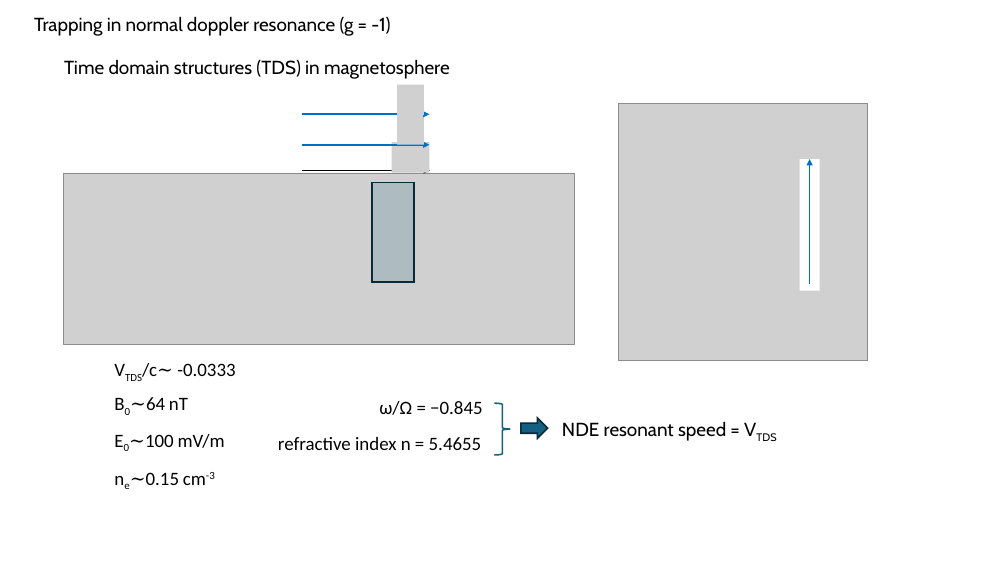
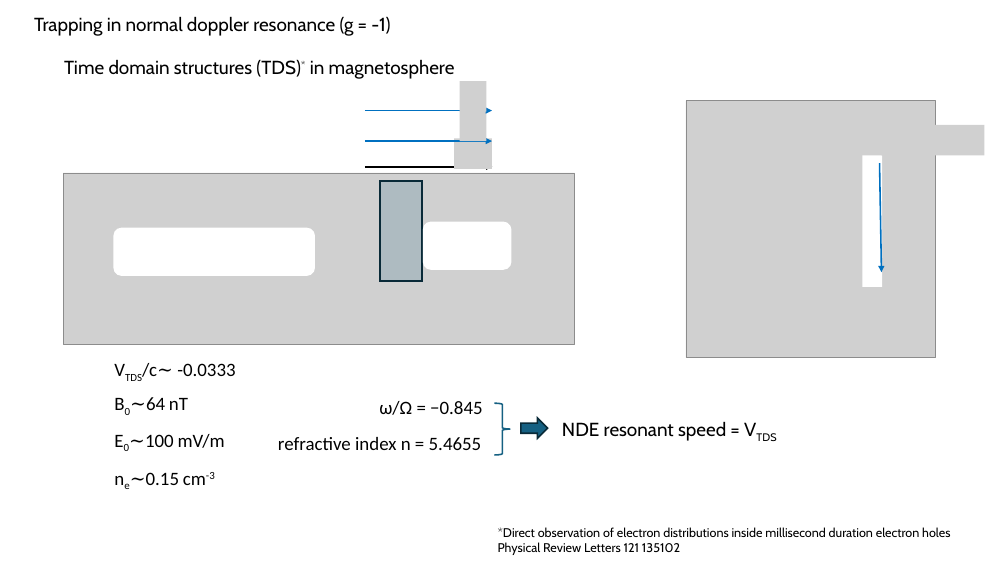
Before and after one commit to USTC-star/computer_share, a slide deck: slide 6 of paper modification/papers/Trapping analysis of a magnetic electron.pptx. Drawn at 1008x567 pixels with LibreOffice and Linux fonts; fonts in the diff are those of the drawing; grey boxes stand for pictures. Boxes give left, top, right and bottom in pixels: in the first picture for what was removed or moved away, otherwise in the second. Text is boxed around its words. In the diff, an @@ line names an element or a change of style, - is before the commit and + after.

```diff
--- a/paper modification/papers/Trapping analysis of a magnetic electron.pptx
+++ b/paper modification/papers/Trapping analysis of a magnetic electron.pptx
@@ text at bbox=[64, 59, 455, 79]: text changed @@
-Time domain structures (TDS) in magnetosphere
+Time domain structures (TDS)* in magnetosphere
@@ picture removed at bbox=[397, 85, 423, 115] @@
@@ group added at bbox=[454, 81, 985, 169]: 4 pictures @@
@@ picture removed at bbox=[397, 114, 423, 144] @@
@@ picture removed at bbox=[392, 142, 430, 172] @@
@@ picture removed at bbox=[819, 129, 847, 159] @@
@@ 3 arrows, 1 picture, 1 rectangle: place and size @@
-3 arrows, 1 picture, 1 rectangle at bbox=[302, 104, 868, 361]
+3 arrows, 1 picture, 1 rectangle at bbox=[365, 101, 935, 358]
@@ arrow moved from (810, 284) - (810, 160) to (879, 163) - (882, 272) @@
@@ rectangle: place and size @@
-rectangle at bbox=[372, 182, 414, 282]
+rectangle at bbox=[380, 181, 422, 281]
@@ rounded rectangle added at bbox=[113, 228, 315, 276], fill #FFFFFF @@
@@ rounded rectangle added at bbox=[423, 222, 511, 270], fill #FFFFFF @@
@@ text added at bbox=[498, 527, 950, 555], 12 pt, text #000000 @@
+*Direct observation of electron distributions inside millisecond duration electron holes Physical Review Letters 121 135102
```
Also in this commit, not shown: 1 other slide changed, 2 slides added, 4 other files.
